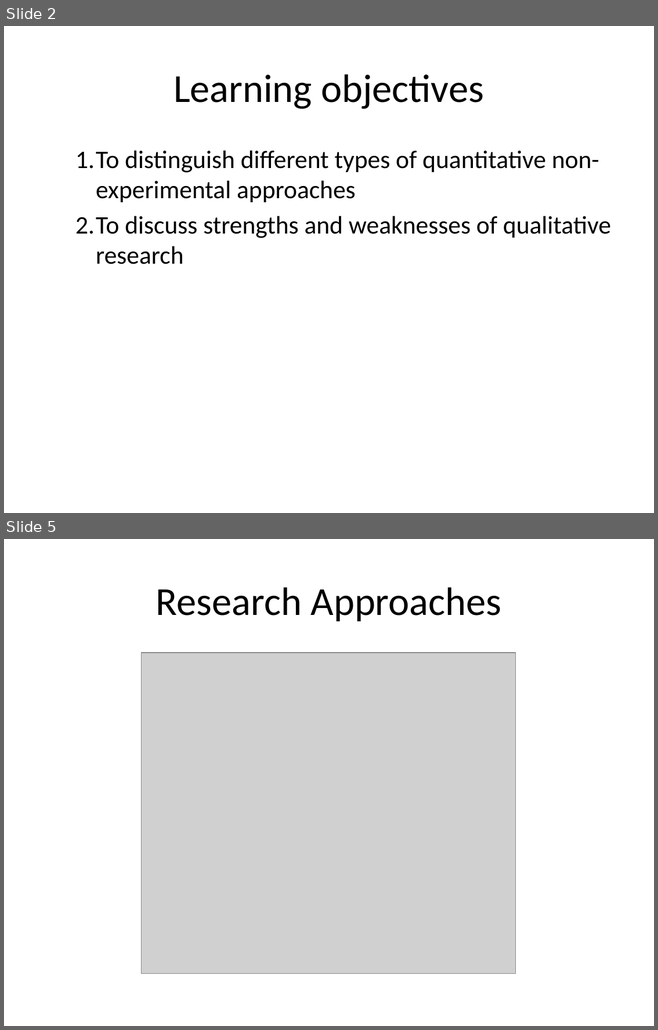
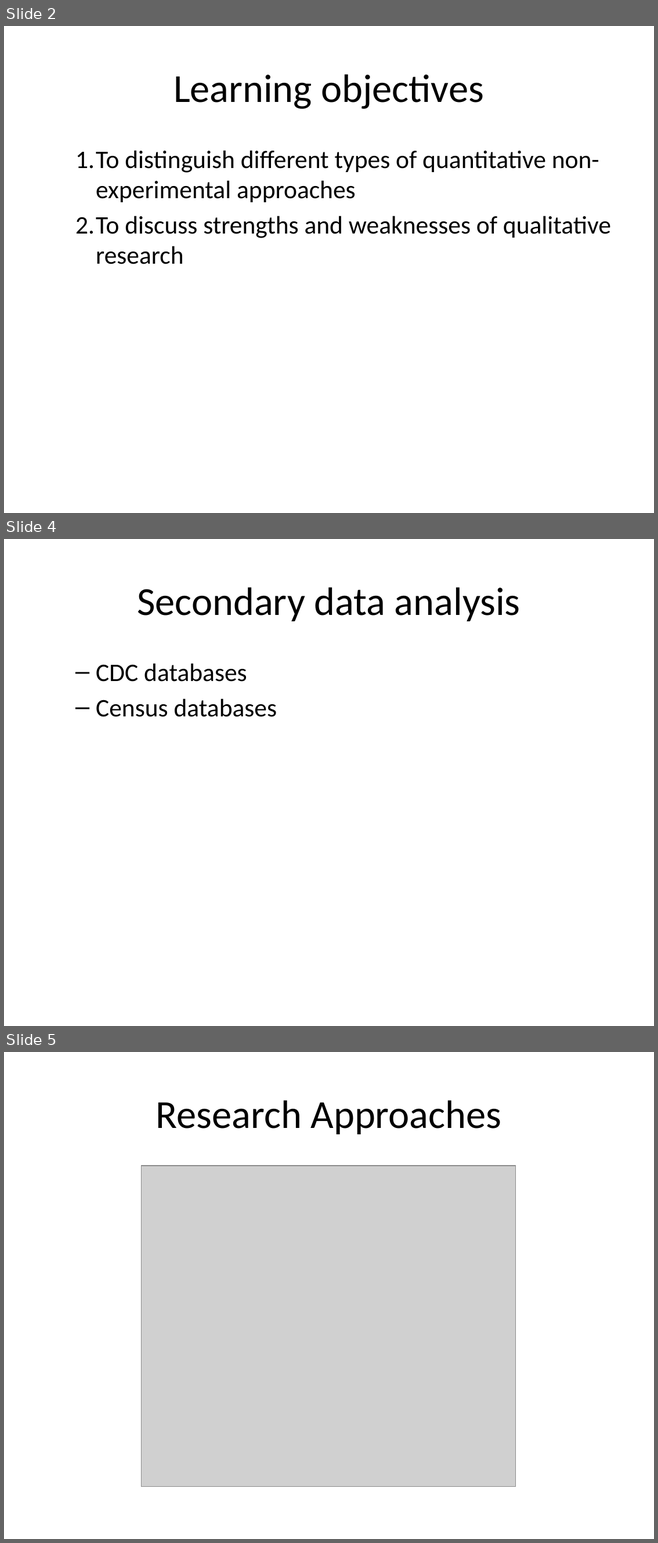
Before and after one commit to classes-medb/5510, a slide deck: src/video-06-non-experimental-studies.pptx. Shown one above the other, each under a label of ours: slides 2 and 5 before the commit, slides 2, 4 and 5 after it; the slides between them are not shown. The pictures are 658x1030 and 658x1543 pixels, drawn with LibreOffice and Linux fonts; fonts in the diff are those of the drawing; grey boxes stand for pictures. Boxes give left, top, right and bottom in pixels: in the first picture for what was removed or moved away, otherwise in the second. Text is boxed around its words. In the diff, an @@ line names an element or a change of style, - is before the commit and + after.

```diff
--- a/src/video-06-non-experimental-studies.pptx
+++ b/src/video-06-non-experimental-studies.pptx
@@ slide 4 added at <box>4,539,654,1026</box>, background #FFFFFF @@
@@ title added at <box>137,587,520,621</box>, 44 pt, text #000000 @@
+Secondary data analysis
@@ text added at <box>96,663,277,717</box>, 28 pt, text #000000 @@
+  – CDC databases
+  – Census databases
```
Also in this commit, not shown: 20 other slides added, 3 slides removed, 7 other files.
